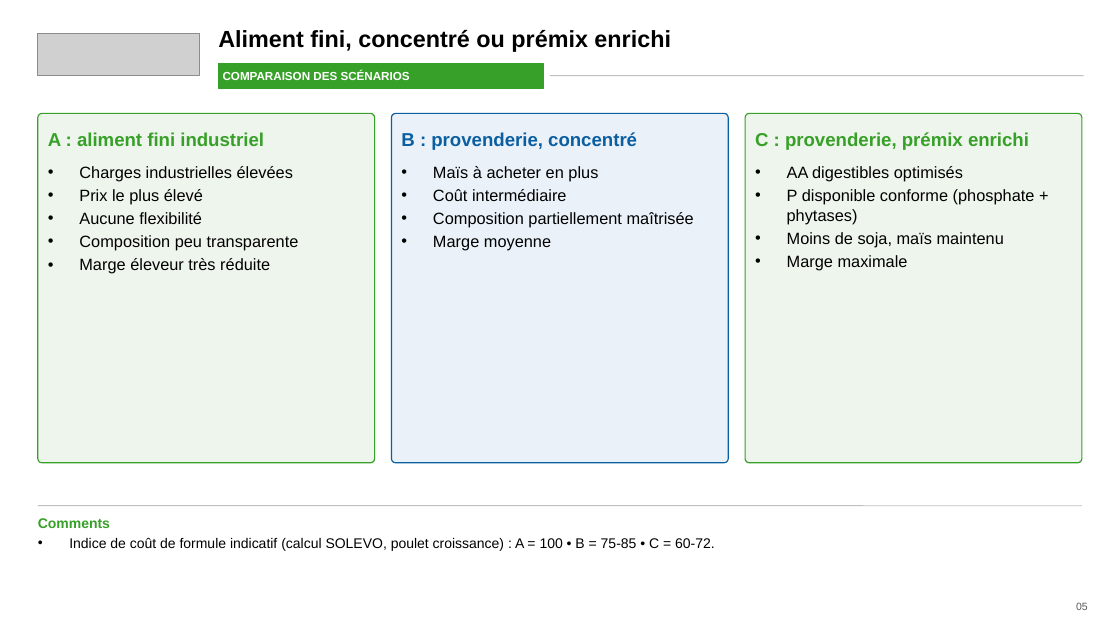
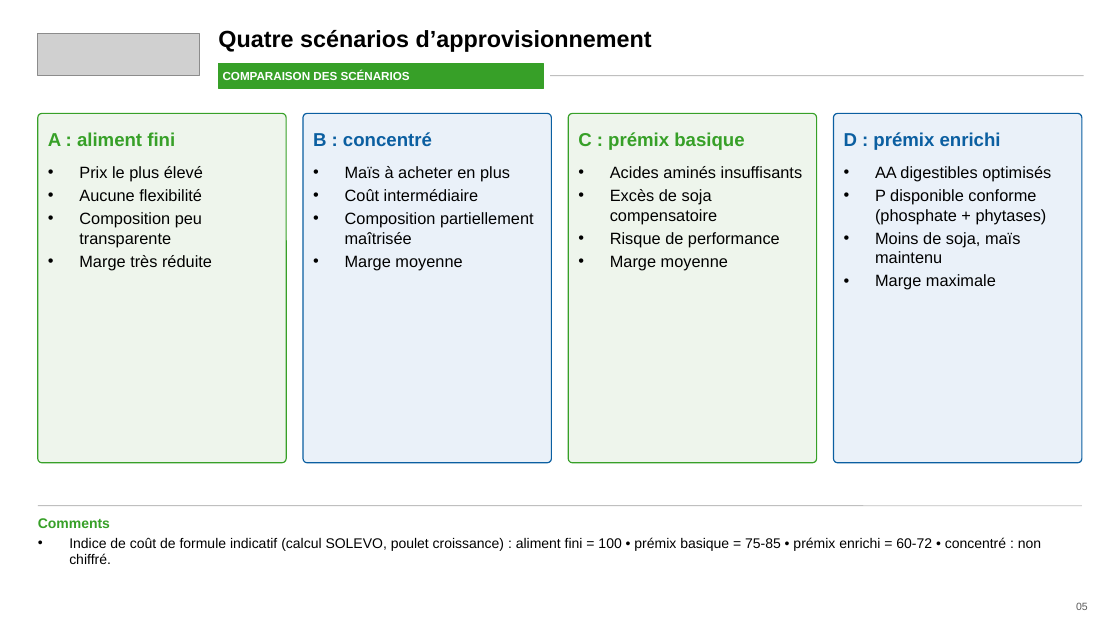
Before and after one commit to lehito1989/sisse-kaba-APP, a slide deck: slide 5 of static/SOLEVO_Offre_Filiere_Avicole_corrigee_2026-11-15.pptx. Drawn at 1120x630 pixels with LibreOffice and Linux fonts; fonts in the diff are those of the drawing; grey boxes stand for pictures. Boxes give left, top, right and bottom in pixels: in the first picture for what was removed or moved away, otherwise in the second. Text is boxed around its words. In the diff, an @@ line names an element or a change of style, - is before the commit and + after.

```diff
--- a/static/SOLEVO_Offre_Filiere_Avicole_corrigee_2026-11-15.pptx
+++ b/static/SOLEVO_Offre_Filiere_Avicole_corrigee_2026-11-15.pptx
@@ text at (218, 30, 652, 52): text changed @@
-Aliment fini, concentré ou prémix enrichi
+Quatre scénarios d’approvisionnement
@@ rounded rectangle: place and size @@
-rounded rectangle at (38, 113, 375, 463)
+rounded rectangle at (38, 113, 287, 463)
@@ rounded rectangle at (38, 113, 287, 463): proportions changed @@
@@ rounded rectangle at (303, 113, 552, 463): proportions changed @@
@@ rounded rectangle: place and size @@
-rounded rectangle at (392, 113, 728, 463)
+rounded rectangle at (303, 113, 552, 463)
@@ rounded rectangle added at (568, 113, 817, 463), fill #EEF5EC, outline #37A028 1 pt @@
@@ rounded rectangle: place and size @@
-rounded rectangle at (745, 113, 1082, 463)
+rounded rectangle at (833, 113, 1082, 463)
@@ rounded rectangle at (833, 113, 1082, 463): fill #EEF5EC to #EAF1F9; outline #37A028 1 pt to #0B5FA1 1 pt; proportions changed @@
@@ text at (48, 132, 175, 146): text changed @@
-A : aliment fini industriel
+A : aliment fini
@@ text at (313, 132, 432, 146): text changed @@
-B : provenderie, concentré
+B : concentré
@@ text added at (578, 132, 744, 150), 16 pt, text #37A028, bold @@
+C : prémix basique
@@ text at (844, 132, 1001, 150): text changed; text colour #37A028 to #0B5FA1 @@
-C : provenderie, prémix enrichi
+D : prémix enrichi
@@ text at (79, 166, 293, 182): paragraph removed @@
-• Charges industrielles élevées
@@ text "Maïs à acheter en plus" rewrapped from (433, 166, 694, 251) to (345, 166, 534, 271) @@
@@ text added at (610, 166, 803, 271), 14 pt, text #000000 @@
+• Acides aminés insuffisants
+• Excès de soja compensatoire
+• Risque de performance
+• Marge moyenne
@@ text "AA digestibles optimisés" rewrapped from (787, 166, 1035, 271) to (875, 166, 1051, 290) @@
@@ text at (79, 255, 212, 271): text changed @@
-• Marge éleveur très réduite
+• Marge très réduite
@@ text at (69, 537, 1041, 564): text changed @@
-• Indice de coût de formule indicatif (calcul SOLEVO, poulet croissance) : A = 100 • B = 75-85 • C = 60-72.
+• Indice de coût de formule indicatif (calcul SOLEVO, poulet croissance) : aliment fini = 100 • prémix basique = 75-85 • prémix enrichi = 60-72 • concentré : non chiffré.
```
Also in this commit, not shown: 1 other slide changed, 3 other files.
